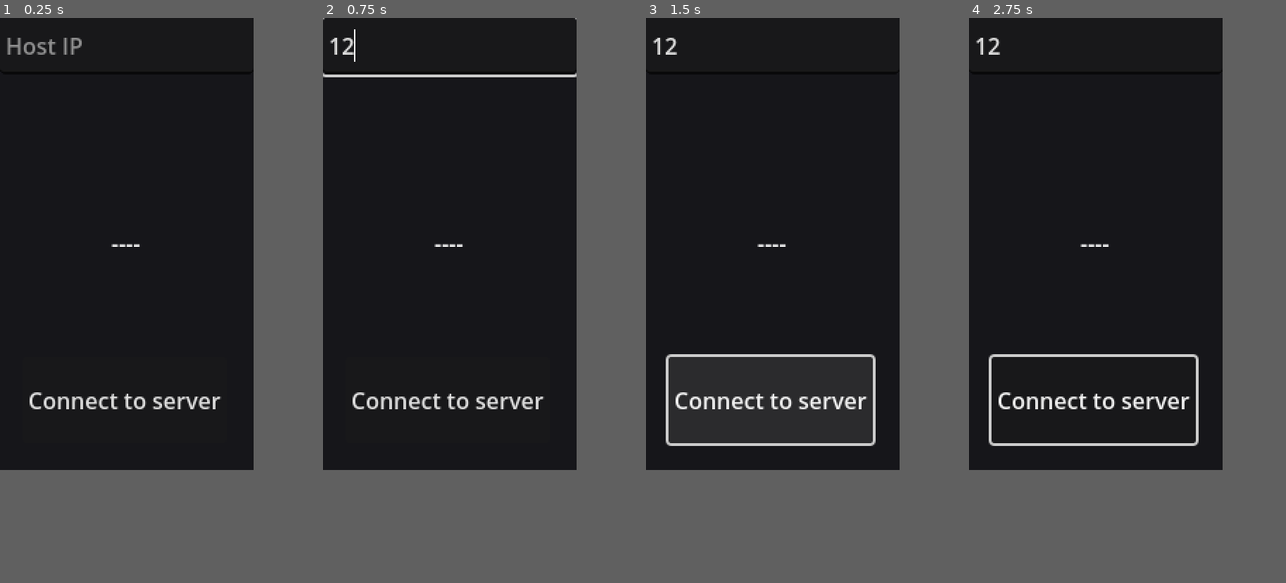
Above: before the commit, frames 1-4 (left to right).
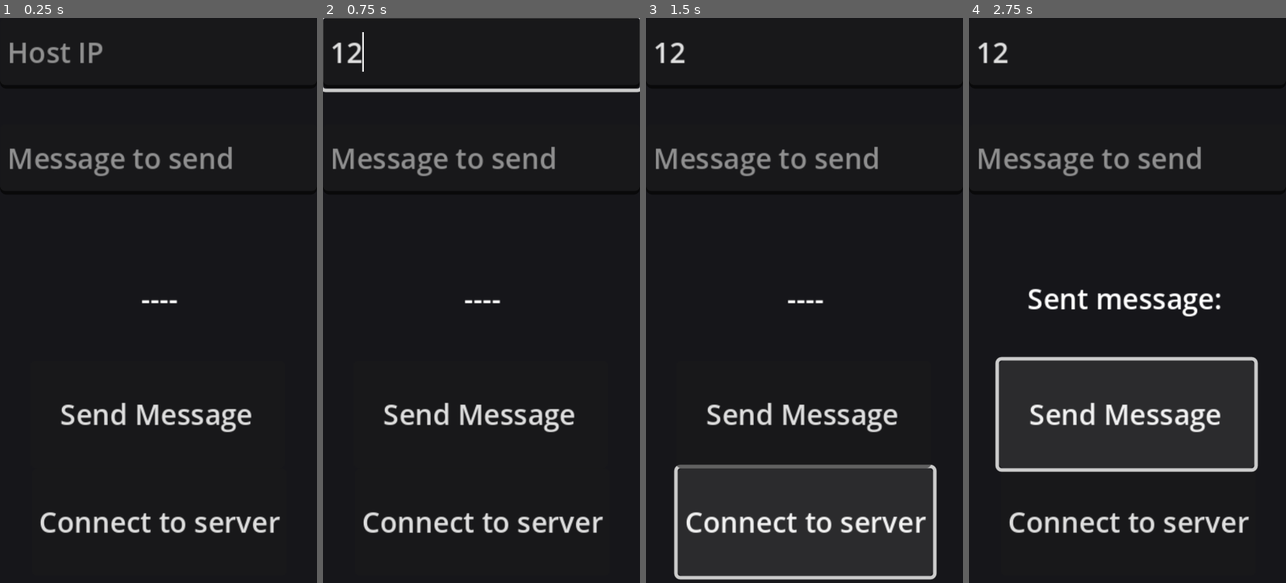
Above: after the commit, the same moments.

Repository: toomcis/GPM-AndroidClient
Game: Godot game, scene res://control.tscn
Same seed, same stepped clock (60 frames per second), same inputs: the game is played once before the commit and once after it.
Inputs (mouse positions are in pixels of both pictures, inside the frame that each line leads up to):
- Up to frame 1 (0.25 s): no input
- Up to frame 2 (0.75 s): click (449, 46) at 0.52 s; type "12" at 0.6 s
- Up to frame 3 (1.5 s): click "Connect to server" at 1.25 s
- Up to frame 4 (2.75 s): click (1095, 334) at 2 s, where only the run after the commit has a clickable "Send Message"
The window is 360x640 before the commit and 450x800 after it. Grey fills any space a smaller window leaves; there, only what the larger window draws over its background counts as a difference.

The runs differ from the first frame. In frame 1, 4.9% of the frame differs, in the area x 2-89%, y 3-92%; in frame 2, 5.9%; in frame 3, 7.3%; in frame 4, 8.3%, in the area x 2-92%, y 3-92%.

Commit message:
made the client functional, added a few stuff, basic beta version

Diff:
--- a/control.gd
+++ b/control.gd
@@ -3,30 +3,45 @@
 @onready var TextLabel = $RichTextLabel
 @onready var TextInput = $LineEdit
 @onready var ConnectButton = $Button
+@onready var MessageString = $StringSend
+@onready var GyroCoolDown = $Timer
+
 var PastGyro = Vector3.ZERO
-var multiplayer_peer := WebSocketMultiplayerPeer.new()
+var PORT = 7183
+var multiplayer_peer = ENetMultiplayerPeer.new()
+
 
 func _ready():
 	set_process(true)
 
-func _physics_process(delta: float) -> void:
-	if multiplayer_peer.get_connection_status() == MultiplayerPeer.CONNECTION_CONNECTED:
-		var Gyro = Input.get_gyroscope()
-		TextLabel.text = str(Gyro) + " | Gyro = " + str(PastGyro - Gyro)
-		PastGyro = Gyro
-
-		rpc_id(1, "send_gyro_data", Gyro)
-		rpc_id(1, "send_string", "Hello World!")
-
 func _on_button_pressed() -> void:
-	var websocket_url = "ws://" + str(TextInput.text) + ":7183"
-	connect_to_websocket(websocket_url)
-
-func connect_to_websocket(url: String):
-	var err = multiplayer_peer.create_client(url)
+	var err = multiplayer_peer.create_client(str(TextInput.text), PORT)
 	if err != OK:
-		print("❌ Failed to connect to WebSocket server | URL = " + url)
+		print("❌ Failed to connect to WebSocket server | URL = " + str(TextInput.text))
 	else:
 		print("🔌 Connecting...")
 		multiplayer.multiplayer_peer = multiplayer_peer
-		rpc_id(1, "send_string", "Hello World!")
+		await get_tree().create_timer(1).timeout
+		send_print.rpc_id(1)
+		send_string.rpc_id(1, "Recieved connection")
+		TextLabel.text = "Connected secesfully to " + TextInput.text
+
+@rpc("any_peer")
+func send_print():
+	pass
+
+@rpc("any_peer")
+func send_string():
+	pass
+
+@rpc("any_peer")
+func send_gyro(Gyro):
+	pass
+
+func _on_send_pressed() -> void:
+	send_string.rpc_id(1, MessageString.text)
+	TextLabel.text = "Sent message: " + MessageString.text
+
+func _process(delta: float) -> void:
+	var Gyro = Input.get_gyroscope()
+	send_gyro.rpc_id(1, Gyro)
--- a/control.tscn
+++ b/control.tscn
@@ -13,8 +13,10 @@
 
 [node name="RichTextLabel" type="RichTextLabel" parent="."]
 layout_mode = 0
-offset_right = 180.0
-offset_bottom = 320.0
+offset_left = 1.0
+offset_top = -1.0
+offset_right = 181.0
+offset_bottom = 319.0
 text = "----"
 fit_content = true
 horizontal_alignment = 1
@@ -26,12 +28,33 @@
 offset_bottom = 40.0
 placeholder_text = "Host IP"
 
+[node name="StringSend" type="LineEdit" parent="."]
+layout_mode = 0
+offset_top = 60.0
+offset_right = 180.0
+offset_bottom = 100.0
+placeholder_text = "Message to send"
+
 [node name="Button" type="Button" parent="."]
 layout_mode = 0
-offset_left = 16.0
-offset_top = 240.0
-offset_right = 161.0
-offset_bottom = 301.0
+offset_left = 18.0
+offset_top = 255.0
+offset_right = 163.0
+offset_bottom = 316.0
 text = "Connect to server"
 
+[node name="Send" type="Button" parent="."]
+layout_mode = 0
+offset_left = 17.0
+offset_top = 194.0
+offset_right = 162.0
+offset_bottom = 255.0
+text = "Send Message"
+
+[node name="Timer" type="Timer" parent="."]
+wait_time = 0.001
+autostart = true
+
 [connection signal="pressed" from="Button" to="." method="_on_button_pressed"]
+[connection signal="pressed" from="Send" to="." method="_on_send_pressed"]
+[connection signal="timeout" from="Timer" to="." method="_on_timer_timeout"]
--- a/project.godot
+++ b/project.godot
@@ -10,9 +10,10 @@
 
 [application]
 
-config/name="Gyroscope test"
+config/name="GPM Android Client"
 run/main_scene="uid://dkfs0mdtf11y3"
 config/features=PackedStringArray("4.4", "Mobile")
+boot_splash/bg_color=Color(0.0862745, 0.0862745, 0.101961, 1)
 config/icon="res://icon.svg"
 
 [display]
@@ -20,7 +21,8 @@
 window/size/viewport_width=180
 window/size/viewport_height=320
 window/size/resizable=false
-window/stretch/mode="viewport"
+window/stretch/mode="canvas_items"
+window/stretch/aspect="expand"
 window/handheld/orientation=1
 
 [input_devices]
Not shown, changed: export_presets.cfg
Not shown, added: APKs/GPM.apk
Not shown, added: APKs/GPM.apk.idsig
Not shown, added: APKs/gyro.apk
Not shown, added: APKs/gyro.apk.idsig
Not shown, added: APKs/v2gyro.apk
Not shown, added: APKs/v2gyro.apk.idsig
Not shown, added: APKs/v3gyro.apk
Not shown, added: APKs/v3gyro.apk.idsig
Not shown, added: APKs/v4gyro.apk
Not shown, added: APKs/v4gyro.apk.idsig
Not shown, added: APKs/v5gyro.apk
(and 5 more such lines)
